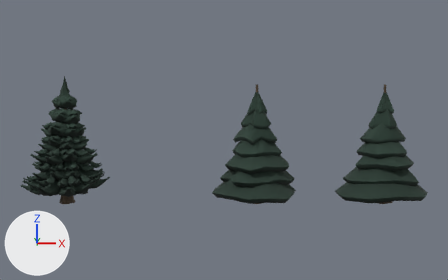
Before and after pictures for a commit that changed the Blender file assets/blender/blends/pine.blend.
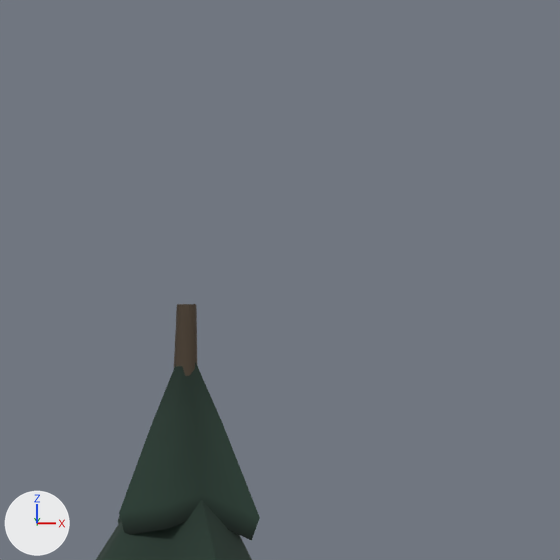
The first picture shows the older version from a 50 mm lens placed at (6.22, -24.37, 4.11), pointed at (6.21, 0.01, 2.48). The close-ups show the older and then the newer version on the part from 81% to 96% of the width and 17% to 42% of the height of that picture. Only the edits that show in the close-ups are written down. Arrows for +X, +Y and +Z are at lower left; the lights stay in place.

Objects in the first close-up: 'pine_far'.
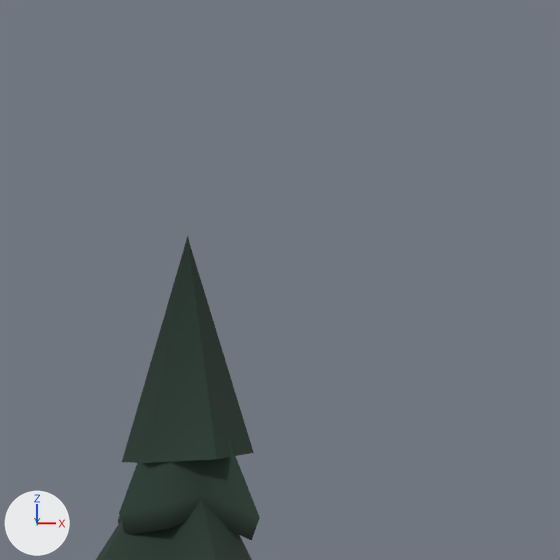
The edits, one by one:
me_pine_far is used by ob_pine_far; location (12.5, 0.0, 0.0); rotation (1.571, 0.0, 0.0), in degrees (90, 0, 0).
Verts and faces of me_pine_far; kept vertices keep their numbers, new ones are numbered from 281.
me_pine_far had 281 vertices, 217 faces and spanned x -1.81..1.75, y 0.0..4.66, z -1.67..1.57.
me_pine_far now has 292 vertices, 227 faces and spans x -1.81..1.75, y 0.0..4.99, z -1.67..1.57.
Part 1, on me_pine_far:
New vertex 281 is at (0.34, 3.94, 0.0), pixel (253, 452).
New vertex 282 is at (0.09, 3.91, 0.27), pixel (216, 459).
New vertex 283 is at (-0.22, 3.89, 0.16), pixel (146, 462).
New vertex 284 is at (-0.26, 3.89, -0.19), pixel (121, 462).
New vertex 285 is at (0.09, 3.91, -0.27).
New vertex 286 is at (0.01, 4.94, 0.0), pixel (190, 244).
New vertex 287 is at (0.0, 4.94, 0.01), pixel (188, 244).
New vertex 288 is at (-0.01, 4.94, 0.01), pixel (185, 244).
New vertex 289 is at (-0.01, 4.94, -0.01), pixel (184, 244).
New vertex 290 is at (0.0, 4.94, -0.01).
New vertex 291 is at (0.0, 4.99, 0.0), pixel (187, 234).
New faces: (281, 282, 287, 286), (282, 283, 288, 287), (283, 284, 289, 288), (284, 285, 290, 289), (281, 286, 290, 285), (286, 287, 291).
New faces: (287, 288, 291), (288, 289, 291), (289, 290, 291), (286, 291, 290).

Pixel boxes [x1, y1, x2, y2] of what changed, in the close-ups (560 x 560 px):
'pine_far', reshaped
    before: [96, 304, 260, 560]
    after: [96, 235, 260, 560]
part 1 of me_pine_far, added
    after: [122, 235, 254, 463]
